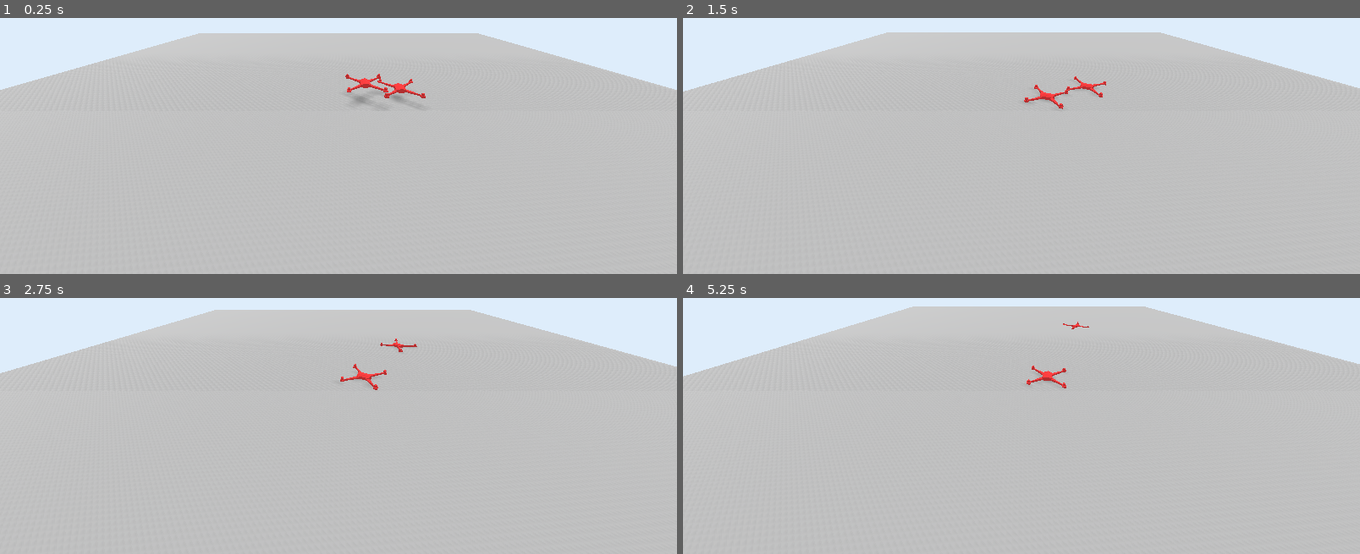
Above: before the commit, frames 1-4 (two rows, left to right).
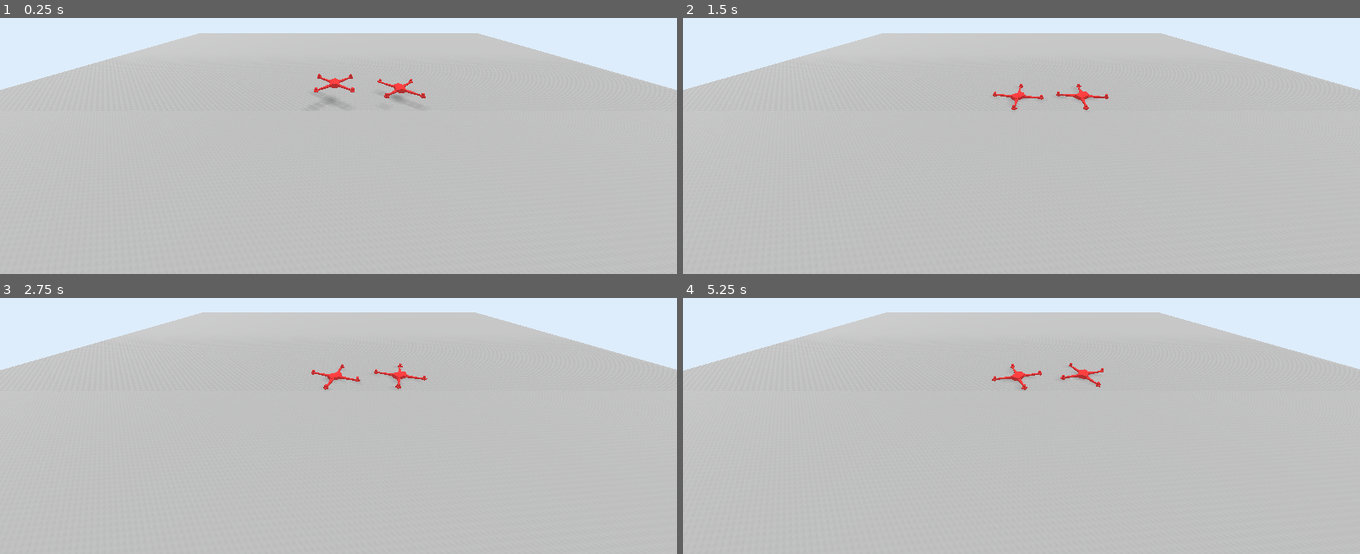
Above: after the commit, the same moments.

Repository: j4cobgarby/dronefleet
Game: Godot game, scene res://Main.tscn
Two runs of this game, one before a commit and one after it. Both use one fixed random seed, a clock stepped at 60 frames per second and the inputs below.
Inputs:
- Up to frame 1 (0.25 s): no input
- Up to frame 2 (1.5 s): hold W 0.53-1.28 s; hold Q 0.53-1.28 s; tap Q at 1.35 s
- Up to frame 3 (2.75 s): hold W from 2.03 s (still down); hold Q from 2.03 s (still down)
- Up to frame 4 (5.25 s): release Q at 2.78 s; tap Q at 2.85, 4.35 s; release W at 3.53 s; hold Q 3.53-4.28 s; hold Q from 5.03 s (still down)

The runs differ from the first frame. In frame 1, 0.4% of the frame differs, in the area x 46-58%, y 21-34%; in frame 2, 0.9%; in frame 3, 1.3%; in frame 4, 2.2%, in the area x 0-100%, y 3-36%.

Commit message:
for home

Diff:
--- a/dronesim/Main.tscn
+++ b/dronesim/Main.tscn
@@ -49,5 +49,5 @@
 far = 1660.0
 
 [node name="Drone2" parent="." instance=ExtResource( 1 )]
-transform = Transform( 1, 0, 0, 0, 1, 0, 0, 0, 1, -7.07369, 6.24356, 0 )
+transform = Transform( 1, 0, 0, 0, 1, 0, 0, 0, 1, 0.999624, 6.24356, 0 )
 client_port = 14446
Not shown, changed: dronesim/drone.py
Not shown, changed: dronesim/server.py
Not shown, added: dronesim/web/protocol.md
Not shown, changed: dronesim/web/script.js
